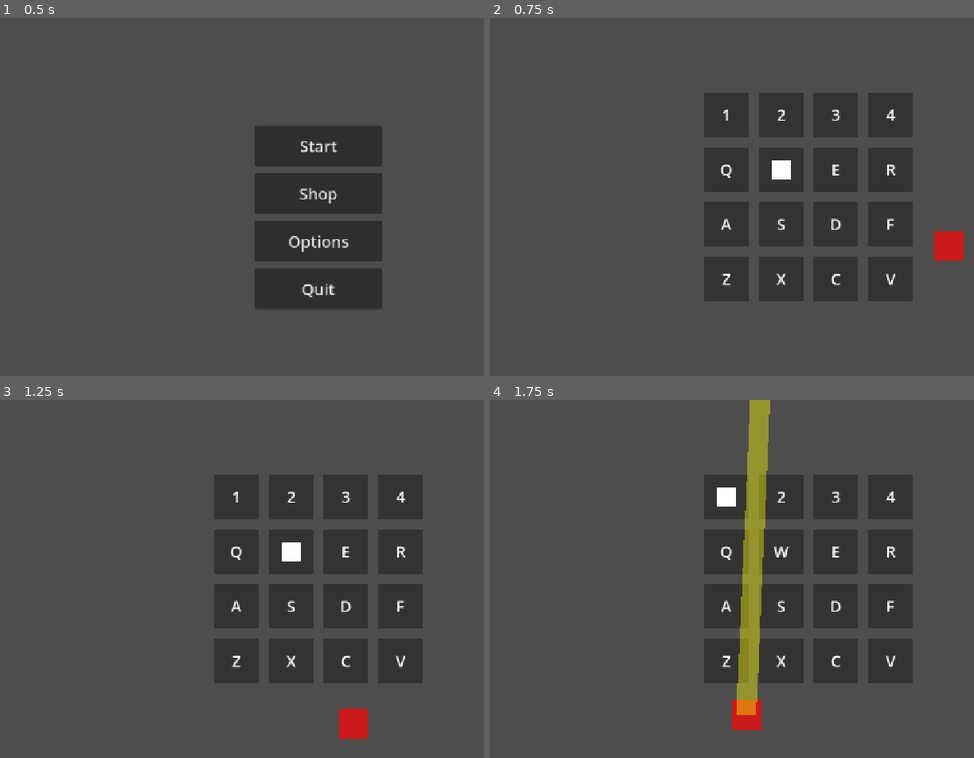
Above: before the commit, frames 1-4 (two rows, left to right).
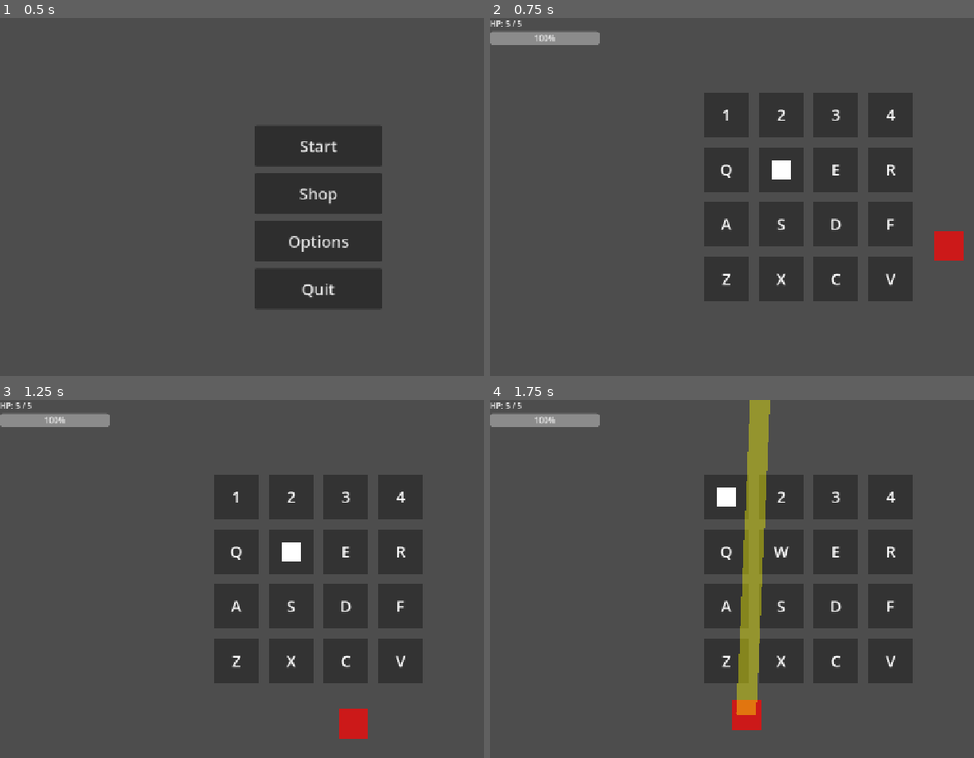
Above: after the commit, the same moments.

Repository: jcote04/CS780Game
Game: Godot game, scene res://scenes/main/main_menu.tscn
The game is run twice, just before and just after one commit, with the same random seed, the same clock (stepped at 60 frames per second) and the same inputs.
Inputs:
- Up to frame 1 (0.5 s): no input
- Up to frame 2 (0.75 s): click "Start" at 0.5 s
- Up to frame 3 (1.25 s): no input
- Up to frame 4 (1.75 s): tap Enter at 1.25 s; hold D from 1.28 s (still down); tap 1 at 1.35 s

Frame 1 is identical in both runs. In frame 2, 0.9% of the frame differs, in the area x 0-23%, y 0-8%; in frame 3, 0.9%; in frame 4, 0.9%.

Commit message:
add player health HUD

Diff:
--- /dev/null
+++ b/hud.gd
@@ -0,0 +1,18 @@
+extends CanvasLayer
+
+@export var player_path: NodePath
+
+@onready var health_label: Label = $MarginContainer/VBoxContainer/Label
+@onready var health_bar: ProgressBar = $MarginContainer/VBoxContainer/ProgressBar
+
+var player
+
+func _ready():
+	player = get_node(player_path)
+	player.health_changed.connect(_on_health_changed)
+	_on_health_changed(player.health, player.max_health)
+
+func _on_health_changed(current: int, maximum: int):
+	health_bar.max_value = maximum
+	health_bar.value = current
+	health_label.text = "HP: %d / %d" % [current, maximum]
--- /dev/null
+++ b/scenes/main/hud.gd
@@ -0,0 +1,18 @@
+extends CanvasLayer
+
+@export var player_path: NodePath
+
+@onready var health_label: Label = $MarginContainer/VBoxContainer/Label
+@onready var health_bar: ProgressBar = $MarginContainer/VBoxContainer/ProgressBar
+
+var player
+
+func _ready():
+	player = get_node(player_path)
+	player.health_changed.connect(_on_health_changed)
+	_on_health_changed(player.health, player.max_health)
+
+func _on_health_changed(current: int, maximum: int):
+	health_bar.max_value = maximum
+	health_bar.value = current
+	health_label.text = "HP: %d / %d" % [current, maximum]
--- a/scenes/main/main.tscn
+++ b/scenes/main/main.tscn
@@ -3,6 +3,7 @@
 [ext_resource type="Script" uid="uid://b0ioqyw6ukxoc" path="res://scripts/grid.gd" id="1_hyk8p"]
 [ext_resource type="Script" uid="uid://wepj5l05ri0c" path="res://scripts/player/player.gd" id="2_iuonh"]
 [ext_resource type="Script" uid="uid://b7mw2xlnpbtxm" path="res://scripts/enemies/Boss/boss.gd" id="3_k2fmo"]
+[ext_resource type="Script" uid="uid://dtckdwlvuollv" path="res://scenes/main/hud.gd" id="4_l3cfh"]
 
 [sub_resource type="RectangleShape2D" id="RectangleShape2D_k2fmo"]
 size = Vector2(41, 38.5)
@@ -42,3 +43,20 @@
 grid = NodePath("../Grid")
 move_speed = 2.0
 idle_duration = 1.0
+
+[node name="HUD" type="CanvasLayer" parent="." unique_id=1850616728]
+script = ExtResource("4_l3cfh")
+player_path = NodePath("../Player")
+
+[node name="MarginContainer" type="MarginContainer" parent="HUD" unique_id=171871377]
+offset_right = 220.0
+offset_bottom = 54.0
+
+[node name="VBoxContainer" type="VBoxContainer" parent="HUD/MarginContainer" unique_id=737446890]
+layout_mode = 2
+
+[node name="Label" type="Label" parent="HUD/MarginContainer/VBoxContainer" unique_id=1216035880]
+layout_mode = 2
+
+[node name="ProgressBar" type="ProgressBar" parent="HUD/MarginContainer/VBoxContainer" unique_id=192540815]
+layout_mode = 2
--- a/scripts/player/player.gd
+++ b/scripts/player/player.gd
@@ -1,4 +1,6 @@
 extends CharacterBody2D
+
+signal health_changed(current: int, maximum: int)
 
 @export var grid_node: NodePath
 @export var move_speed := 500.0
@@ -26,6 +28,7 @@
 func _ready():
 	z_index = 1
 	health = max_health
+	emit_signal("health_changed", health, max_health)
 
 	var grid = get_node(grid_node)
 	for child in grid.get_children():
@@ -37,14 +40,12 @@
 	hurtbox.area_entered.connect(_on_hurtbox_area_entered)
 	hurtbox.body_entered.connect(_on_hurtbox_body_entered)
 
-
 func _input(event):
 	if event is InputEventKey and event.pressed:
 		if event.keycode in key_map:
 			current_index = key_map[event.keycode]
 			target_position = grid_positions[current_index]
 			moving = true
-
 
 func _physics_process(delta):
 	if invincible:
@@ -64,31 +65,39 @@
 	else:
 		velocity = Vector2.ZERO
 
-
 func take_damage(amount: int):
 	if invincible:
 		return
 
 	health -= amount
+	if health < 0:
+		health = 0
+
 	invincible = true
 	invincible_timer = invincible_time
+
+	emit_signal("health_changed", health, max_health)
 
 	print("Player HP: ", health)
 
 	if health <= 0:
 		die()
 
+func heal(amount: int):
+	health += amount
+	if health > max_health:
+		health = max_health
+
+	emit_signal("health_changed", health, max_health)
 
 func die():
 	print("Player died")
 	queue_free()
 
-
 func _on_hurtbox_area_entered(area: Area2D):
 	if area.is_in_group("enemy_attack"):
 		take_damage(1)
 
-
 func _on_hurtbox_body_entered(body: Node):
 	if body.is_in_group("enemy"):
 		take_damage(1)
Not shown, added: hud.gd.uid
Not shown, added: scenes/main/hud.gd.uid
